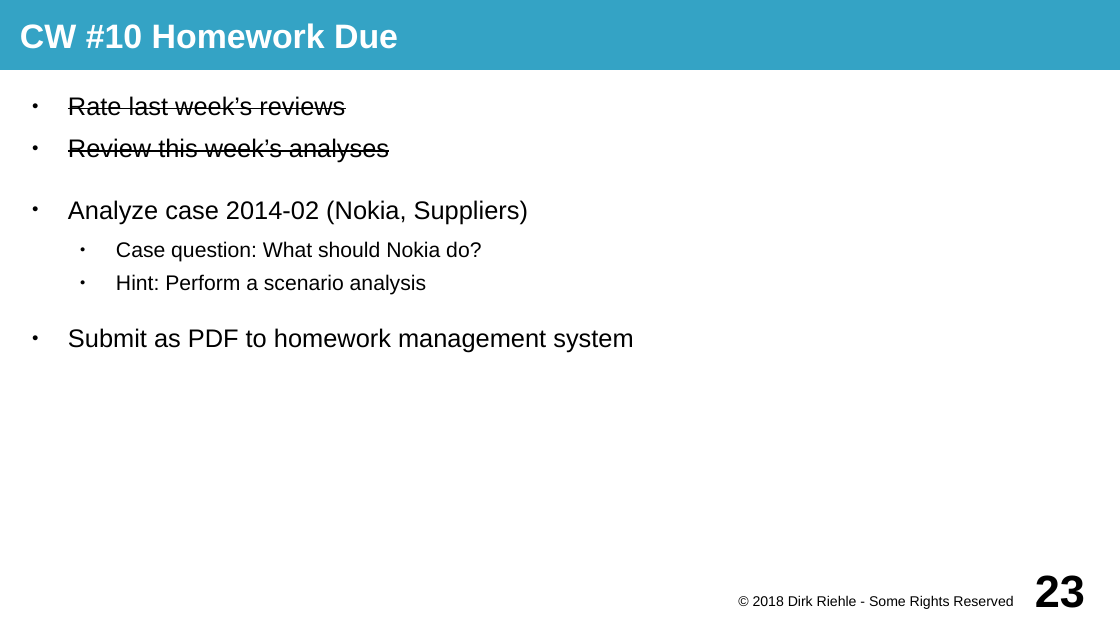
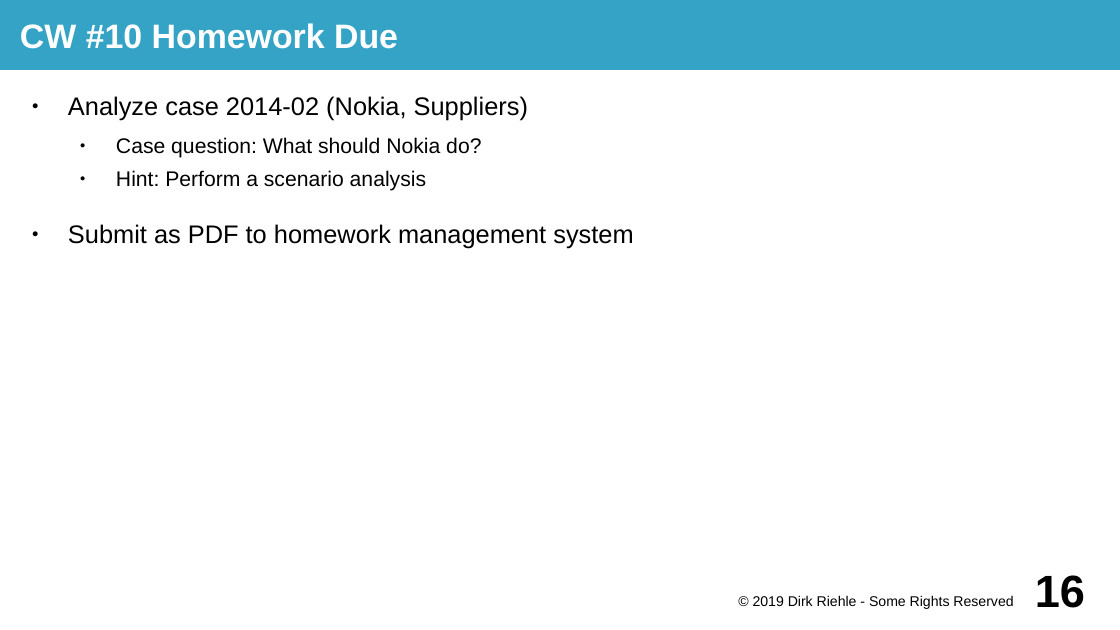
Before and after one commit to dirkriehle/prod-course, a slide deck: slide 16 of Lecture slides/PROD A02 - Course Homework.odp (slide 23 before the commit). Drawn at 1120x630 pixels with LibreOffice and Linux fonts; fonts in the diff are those of the drawing. Boxes give left, top, right and bottom in pixels: in the first picture for what was removed or moved away, otherwise in the second. Text is boxed around its words. In the diff, an @@ line names an element or a change of style, - is before the commit and + after.

```diff
--- a/Lecture slides/PROD A02 - Course Homework.odp
+++ b/Lecture slides/PROD A02 - Course Homework.odp
@@ text at (68, 96, 389, 163): paragraphs removed @@
-● Rate last week’s reviews
-● Review this week’s analyses
@@ text at (753, 595, 1013, 609): text changed @@
-© 2018 Dirk Riehle - Some Rights Reserved
+© 2019 Dirk Riehle - Some Rights Reserved
@@ page number at (1035, 575, 1085, 608): text changed @@
-23
+16
```
Also in this commit, not shown: 20 other slides changed, 7 slides removed, 8 other files.
